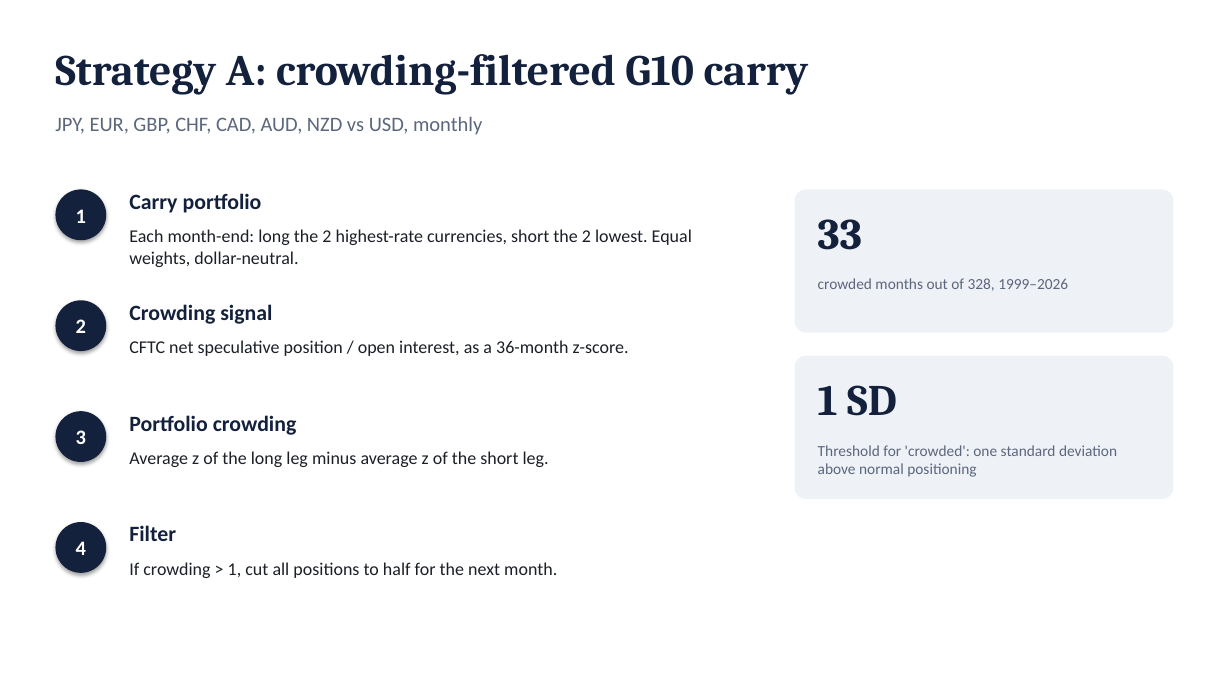
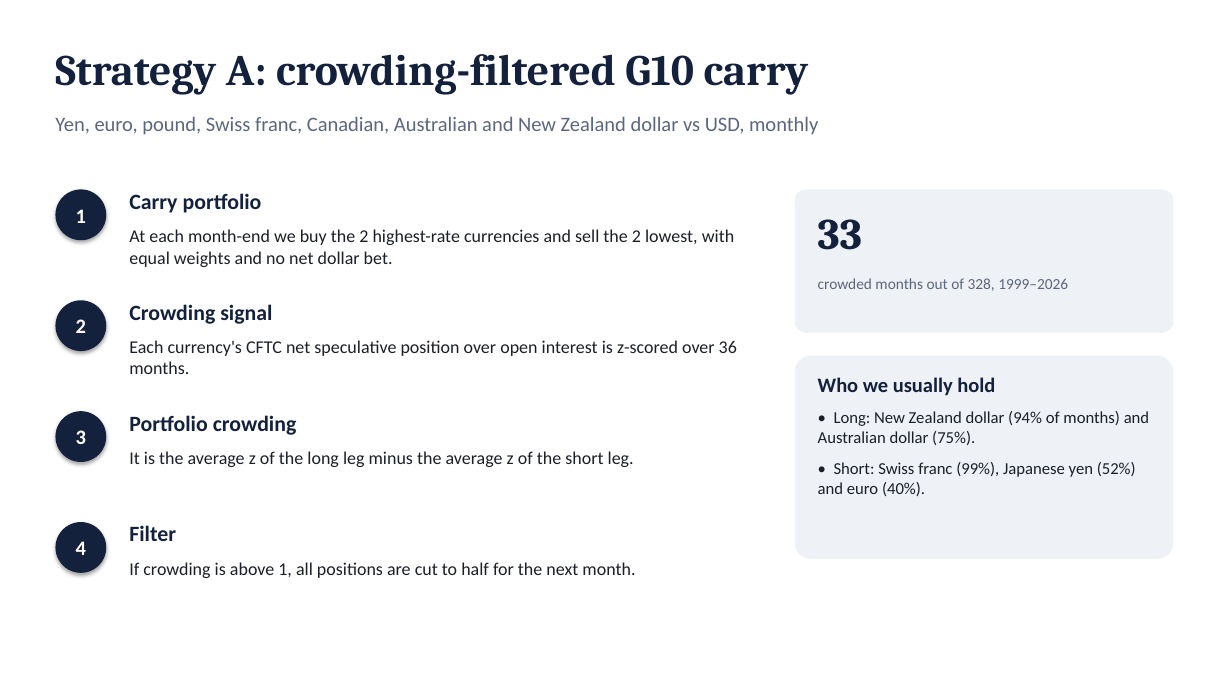
Before and after one commit to rezazamani2329/currency-crypto-carry, a slide deck: slide 4 of slides/presentation_10min.pptx. Drawn at 1232x693 pixels with LibreOffice and Linux fonts; fonts in the diff are those of the drawing. Boxes give left, top, right and bottom in pixels: in the first picture for what was removed or moved away, otherwise in the second. Text is boxed around its words. In the diff, an @@ line names an element or a change of style, - is before the commit and + after.

```diff
--- a/slides/presentation_10min.pptx
+++ b/slides/presentation_10min.pptx
@@ text at box(55, 116, 818, 135): text changed @@
-JPY, EUR, GBP, CHF, CAD, AUD, NZD vs USD, monthly
+Yen, euro, pound, Swiss franc, Canadian, Australian and New Zealand dollar vs USD, monthly
@@ text at box(129, 229, 734, 267): text changed @@
-Each month-end: long the 2 highest-rate currencies, short the 2 lowest. Equal weights, dollar-neutral.
+At each month-end we buy the 2 highest-rate currencies and sell the 2 lowest, with equal weights and no net dollar bet.
@@ text at box(129, 340, 737, 374): text changed @@
-CFTC net speculative position / open interest, as a 36-month z-score.
+Each currency's CFTC net speculative position over open interest is z-scored over 36 months.
@@ rounded rectangle: place and size @@
-rounded rectangle at box(795, 356, 1174, 499)
+rounded rectangle at box(795, 356, 1174, 559)
@@ text at box(818, 377, 1149, 496): text changed; size 34 to 13 pt; font Cambria to Calibri; text colour #14213D to #1B1F27; bold off @@
-1 SD
+Who we usually hold
+• Long: New Zealand dollar (94% of months) and Australian dollar (75%).
+• Short: Swiss franc (99%), Japanese yen (52%) and euro (40%).
@@ text removed at box(818, 445, 1117, 477) @@
-Threshold for 'crowded': one standard deviation above normal positioning
@@ text at box(129, 451, 634, 467): text changed @@
-Average z of the long leg minus average z of the short leg.
+It is the average z of the long leg minus the average z of the short leg.
@@ text at box(129, 562, 635, 578): text changed @@
-If crowding > 1, cut all positions to half for the next month.
+If crowding is above 1, all positions are cut to half for the next month.
```
Also in this commit, not shown: 6 other slides changed, 4 other files.
